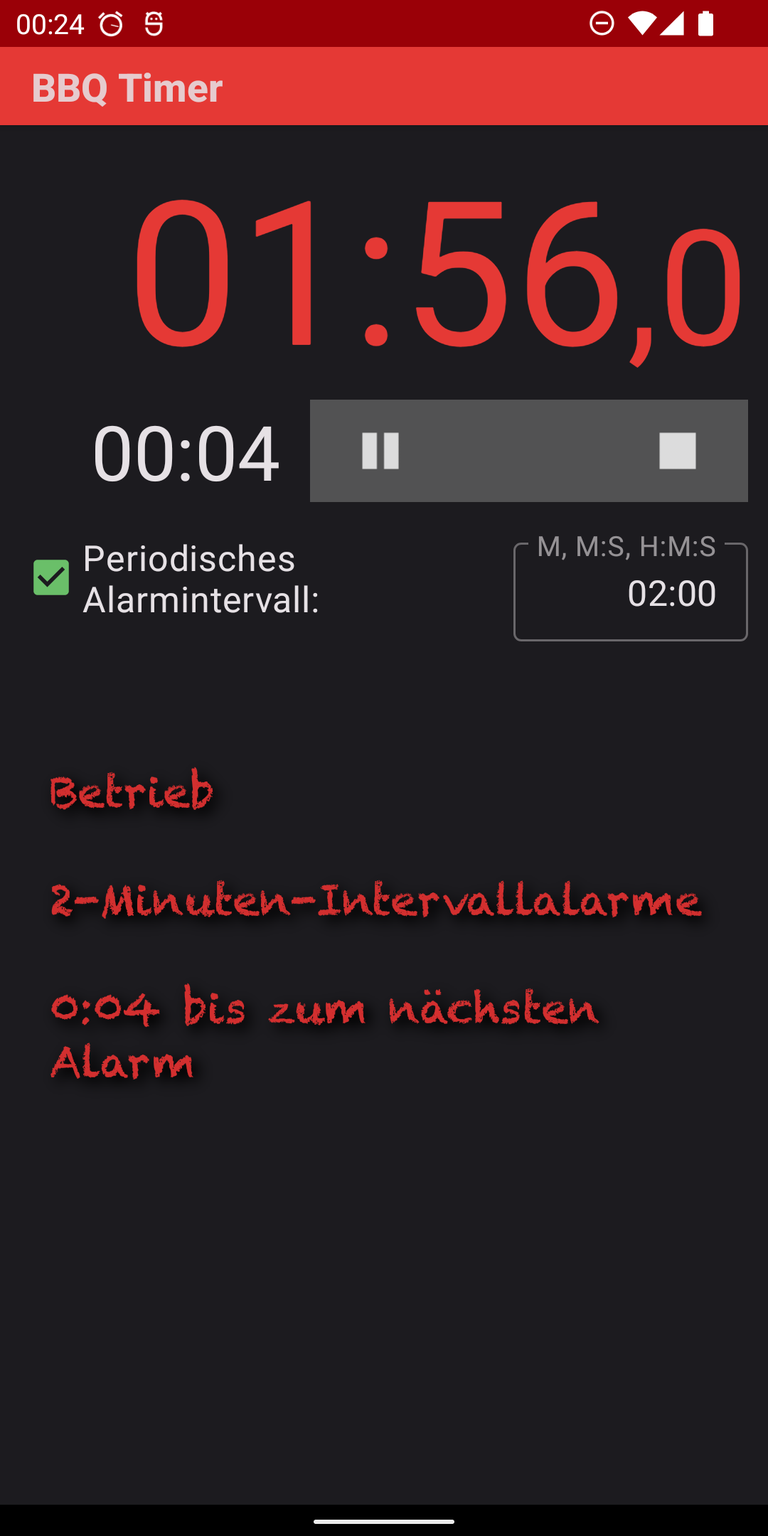
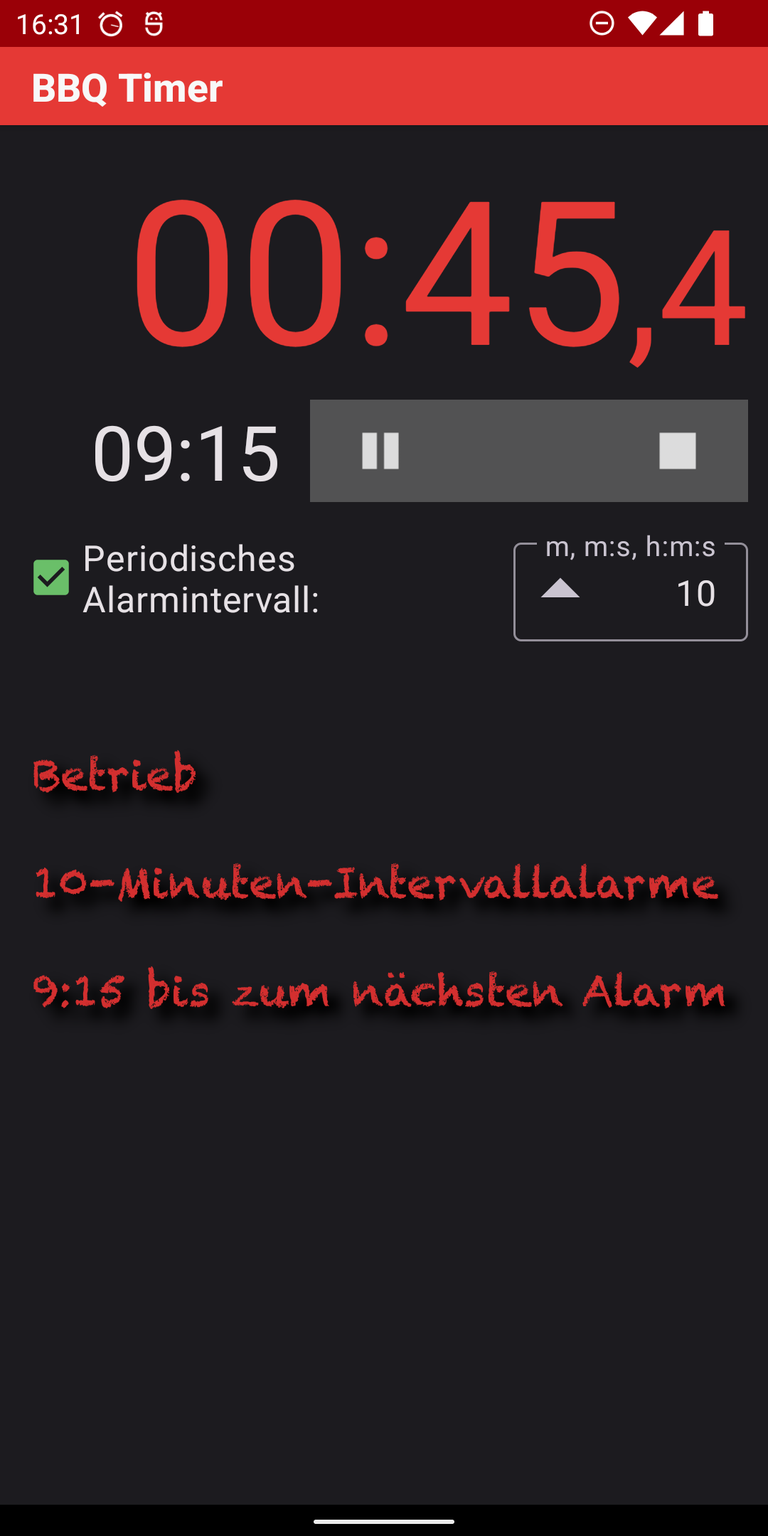
The second 768 × 1536 image is a revision of the first. Changes to its layers:
painted on "Betrieb ..." over (33, 749, 746, 1093)
painted on "screenshot running.png" over (17, 13, 749, 642)
